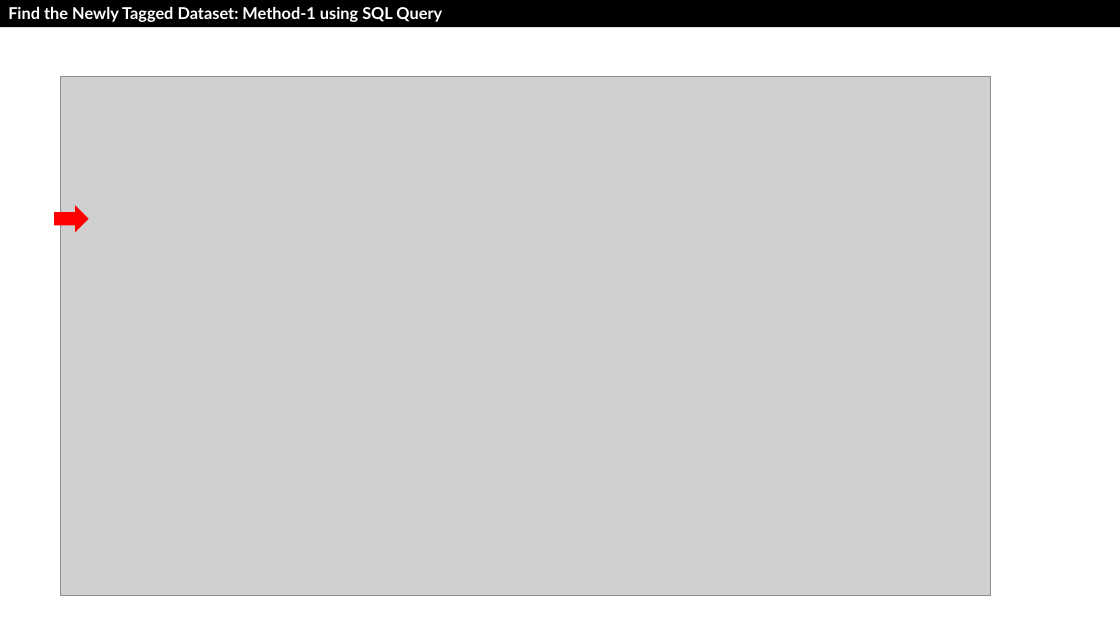
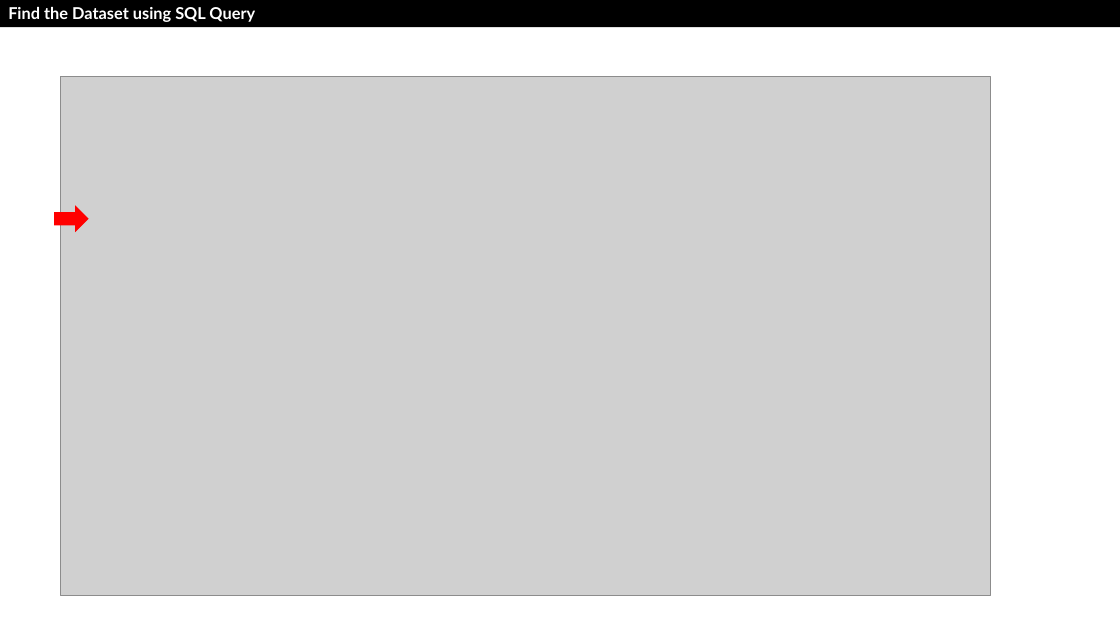
Before and after one commit to drfranknlee/udc-for-image-analytics, a slide deck: slide 7 of scenario2/recording/T101389-Scenario2-v20210921.pptx. Drawn at 1120x630 pixels with LibreOffice and Linux fonts; fonts in the diff are those of the drawing; grey boxes stand for pictures. Boxes give left, top, right and bottom in pixels: in the first picture for what was removed or moved away, otherwise in the second. Text is boxed around its words. In the diff, an @@ line names an element or a change of style, - is before the commit and + after.

```diff
--- a/scenario2/recording/T101389-Scenario2-v20210921.pptx
+++ b/scenario2/recording/T101389-Scenario2-v20210921.pptx
@@ text in rectangle at <box>8,7,255,22</box>: text changed @@
-Find the Newly Tagged Dataset: Method-1 using SQL Query
+Find the Dataset using SQL Query
```
Also in this commit, not shown: 11 other slides changed, 16 other files.
